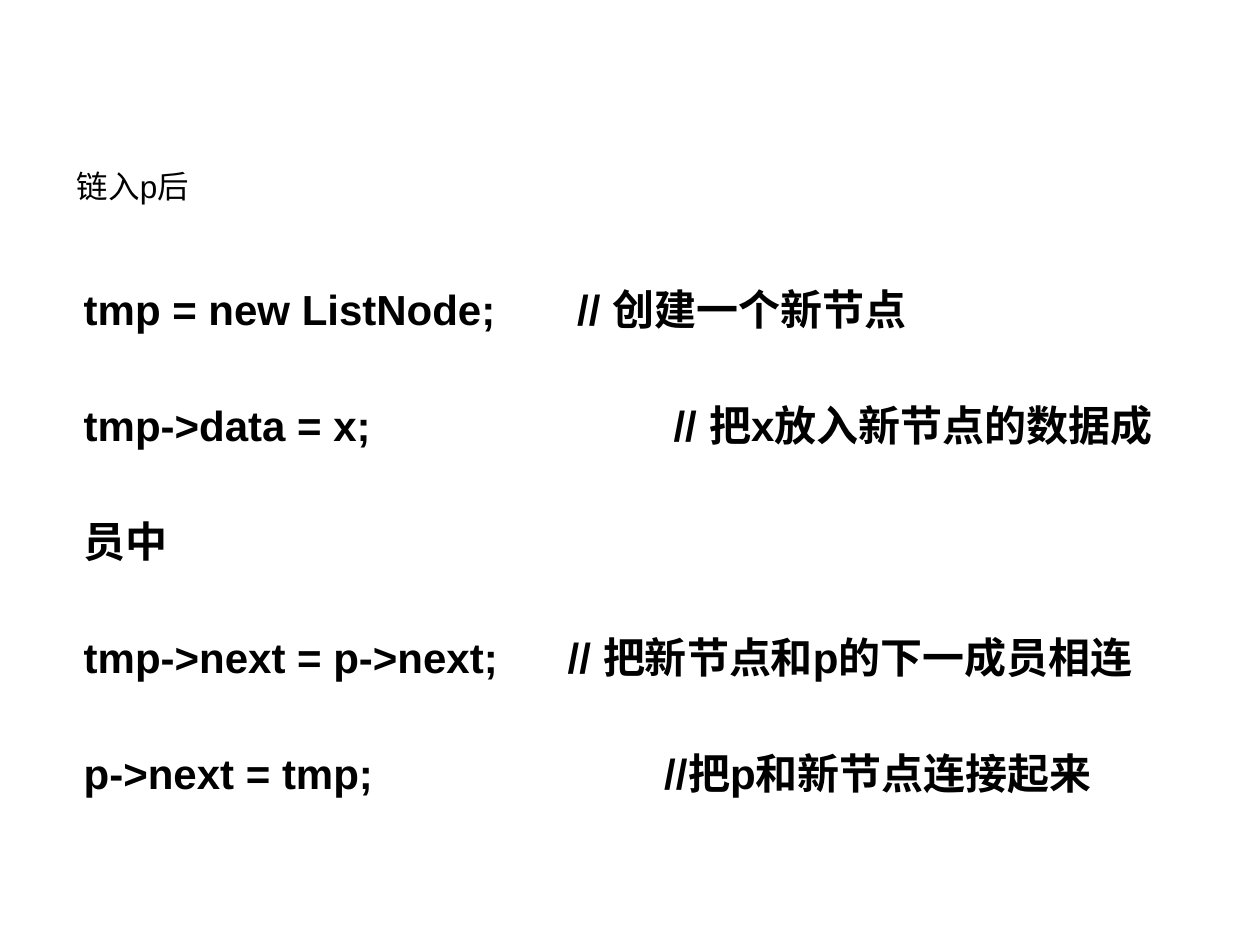
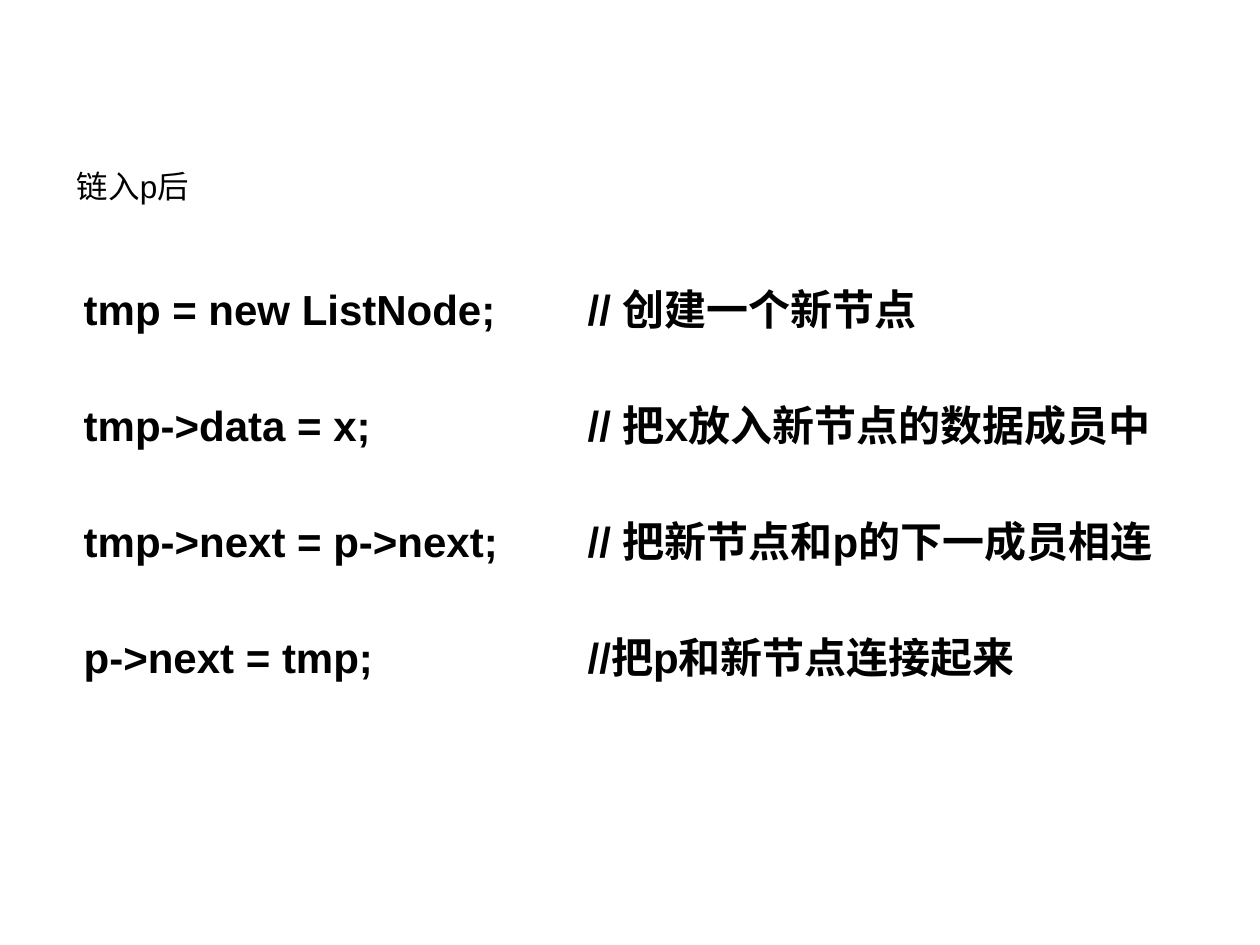
Before and after one commit to wwuhn/wwuhn.github.io, a slide deck: slide 58 of bookspcClassic/C++程序设计翁惠玉/8数据封装－结构体.ppt. Drawn at 1260x945 pixels with LibreOffice and Linux fonts; fonts in the diff are those of the drawing. Boxes give left, top, right and bottom in pixels: in the first picture for what was removed or moved away, otherwise in the second. Text is boxed around its words. In the diff, an @@ line names an element or a change of style, - is before the commit and + after.

```diff
--- a/bookspcClassic/C++程序设计翁惠玉/8数据封装－结构体.ppt
+++ b/bookspcClassic/C++程序设计翁惠玉/8数据封装－结构体.ppt
@@ text "tmp = new ListNode; // ..." rewrapped from bbox=[84, 289, 1152, 797] to bbox=[84, 289, 1153, 681] @@
```
Also in this commit, not shown: 6 other slides changed.
